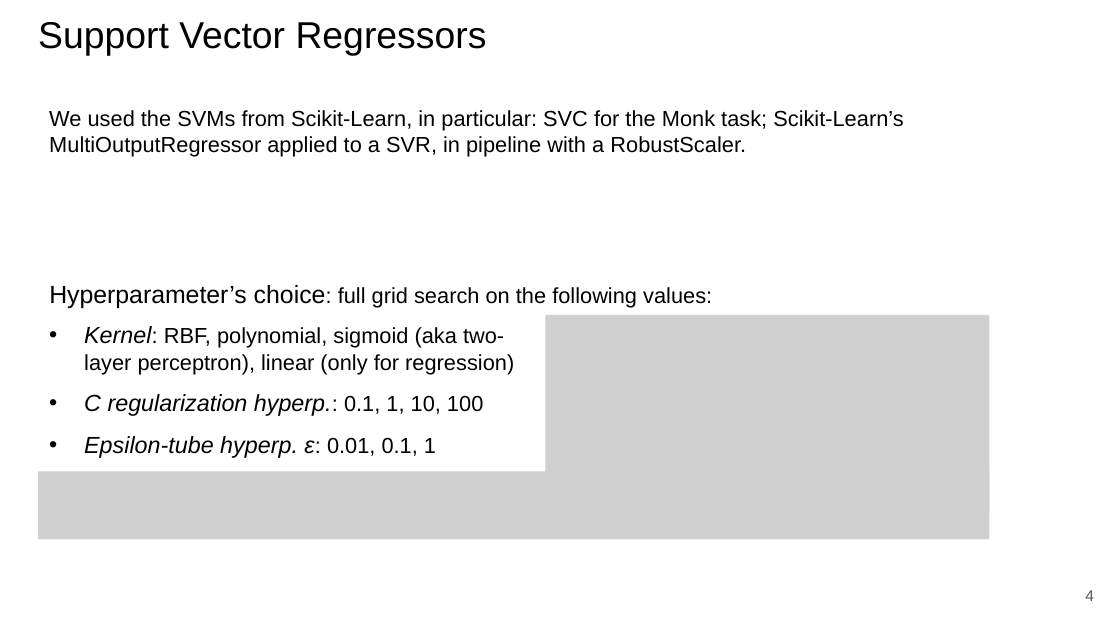
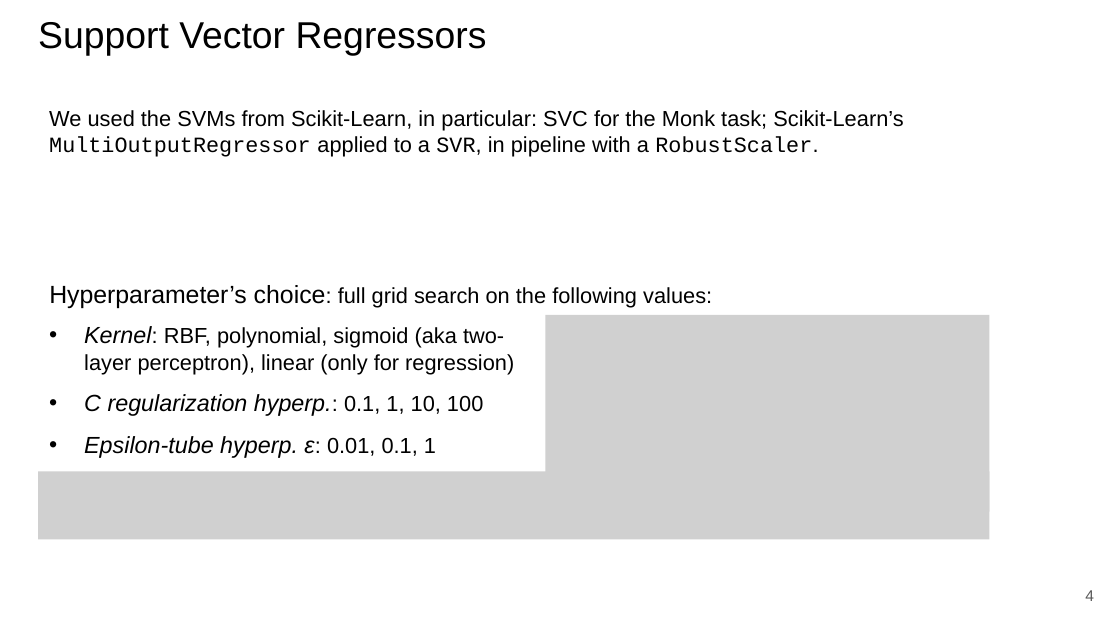
Before and after one commit to paolo-junior-mollica/machine-learning-project, a slide deck: slide 4 of relazione/ML-2023-PRJ-Slides-Demo.pptx. Drawn at 1120x630 pixels with LibreOffice and Linux fonts; fonts in the diff are those of the drawing; grey boxes stand for pictures. Boxes give left, top, right and bottom in pixels: in the first picture for what was removed or moved away, otherwise in the second. Text is boxed around its words. In the diff, an @@ line names an element or a change of style, - is before the commit and + after.

```diff
--- a/relazione/ML-2023-PRJ-Slides-Demo.pptx
+++ b/relazione/ML-2023-PRJ-Slides-Demo.pptx
@@ text "We used the SVMs from ..." at <box>49,110,903,157</box>: font Arial to Courier New in "MultiOutputRegressor SVR, RobustScaler." @@
```
Also in this commit, not shown: 6 other slides changed, 2 slides added, 1 slide removed.
